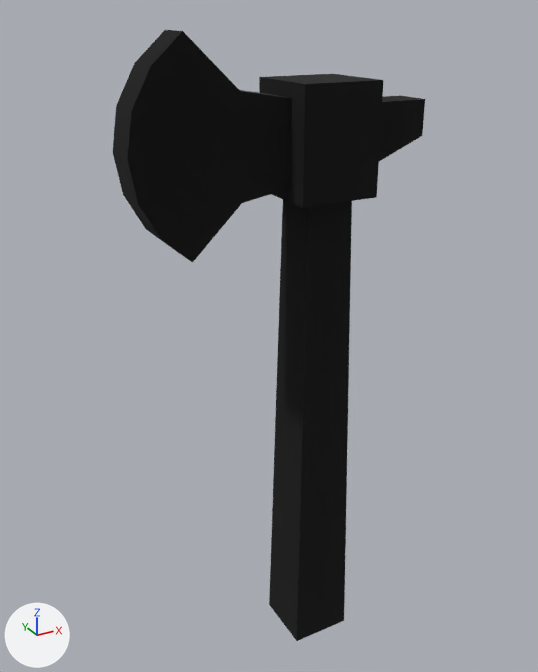
An edit to the glTF model Assets/UnityEve/Art/Models/survival/tool-axe.glb, drawn before and after from the same camera.
Before and after are seen from a camera (50 mm lens) standing at (-0.146, -0.23, 0.262) and looking at (-0.016, 0.008, 0.143). Every picture has the same lights, and +X, +Y and +Z are marked at lower left. The first picture is the older version. Vertices at exactly the same position are counted once.

The first picture shows 'tool-axe'.
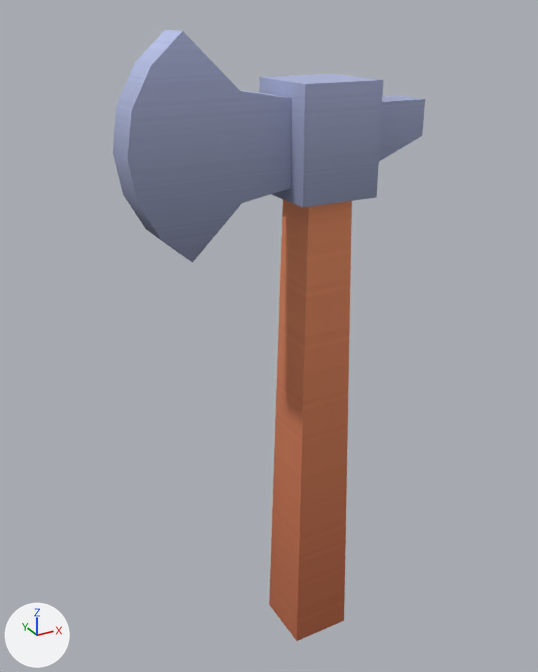
Where the change shows, as pixel boxes (x1, y1, x2, y2) in the pictures (538 x 672 px):
```json
{"part": 1, "of": "me_tool_axe", "change": "surface changed", "before": [113, 30, 425, 641], "after": [113, 30, 425, 641], "on screen": "lighter"}
```

Scene script edits in JSON lines:
```json
{"block": "me_tool_axe", "where": "me_tool_axe.from_pydata(...)  # 46 vertices, 84 faces; spans x -0.073..0.041, y -0.015..0.015, z 0.0..0.256"}
{"block": "me_tool_axe", "where": "# used by ob_tool_axe; location = (0.0, 0.0, 0.0)"}
{"block": "me_tool_axe", "change": "me_tool_axe part 1: 84 kept faces spanning x -0.073..0.041, y -0.015..0.015, z 0.0..0.256 get new texture (UV) coordinates"}
```
